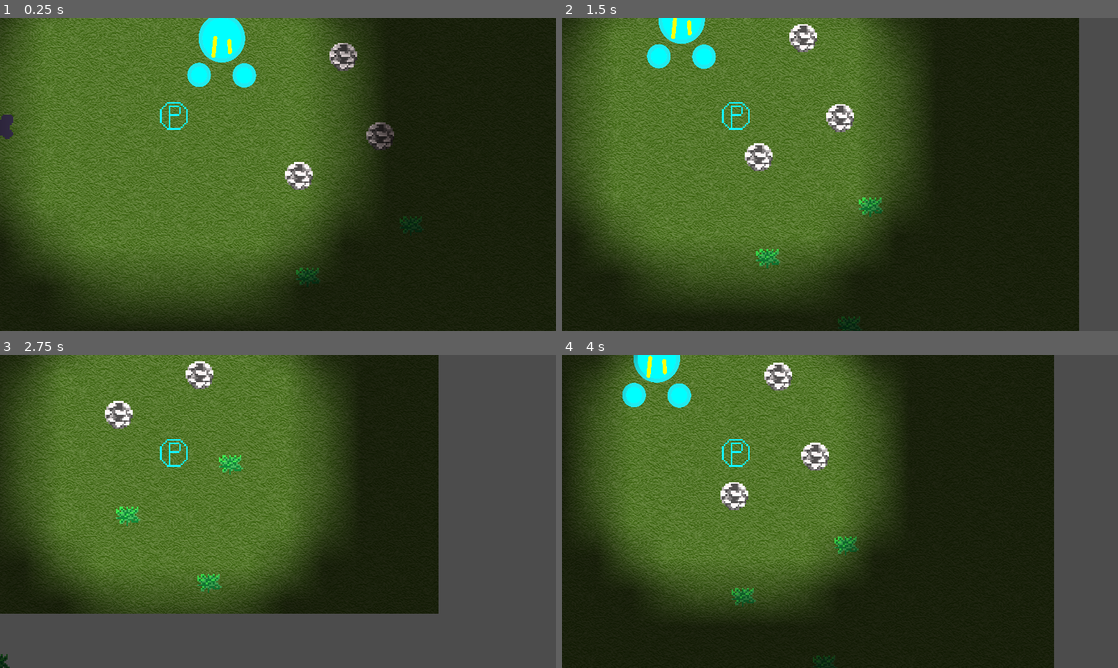
Above: before the commit, frames 1-4 (two rows, left to right).
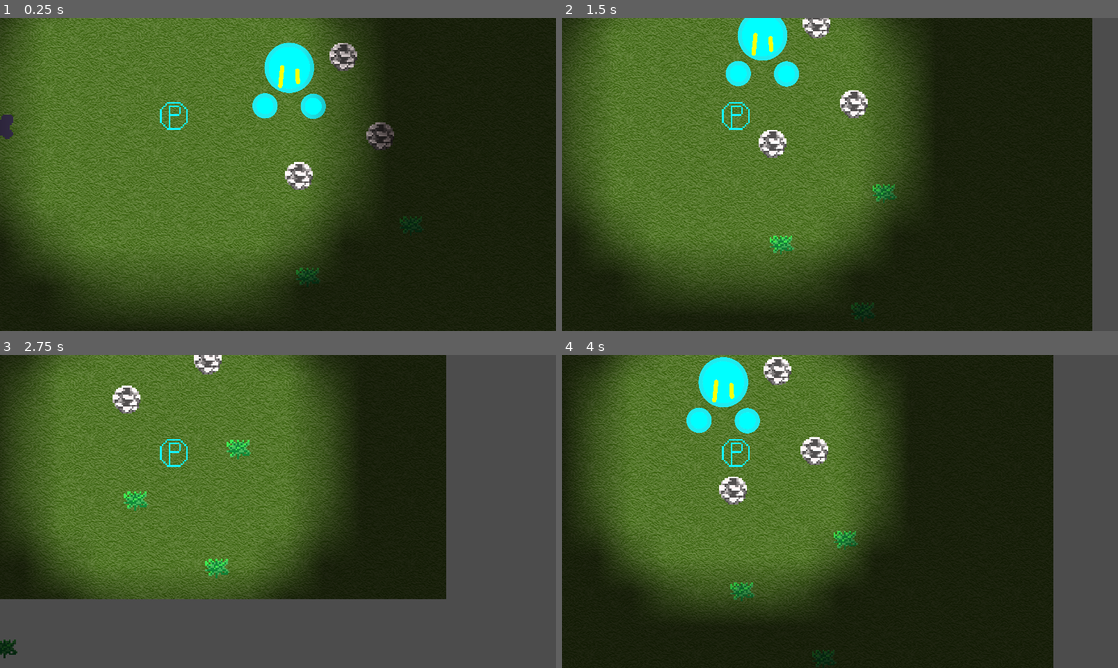
Above: after the commit, the same moments.

Repository: DarrellWulff/GGJProject
Game: Godot game, scene res://World.tscn
The game is run twice, just before and just after one commit, with the same random seed, the same clock (stepped at 60 frames per second) and the same inputs. The engine's default icon, where the game draws it, is replaced by a stand-in: a white triangle on a blue panel in a dark square.
Inputs:
- Up to frame 1 (0.25 s): no input
- Up to frame 2 (1.5 s): tap Enter at 0.5, 1.35 s; hold D (Input_Right) 0.53-1.28 s; hold Enter 0.53-1.28 s; hold S (Input_Down) from 1.28 s (still down)
- Up to frame 3 (2.75 s): release S (Input_Down) at 2.03 s; hold D (Input_Right) from 2.03 s (still down); hold Enter from 2.03 s (still down)
- Up to frame 4 (4 s): release D (Input_Right) at 2.78 s; release Enter at 2.78 s; hold W (Input_Up) 2.78-3.53 s; tap Enter at 2.85 s; hold A (Input_Left) from 3.53 s (still down); hold Enter from 3.53 s (still down)

The runs differ from the first frame. In frame 1, 3.2% of the frame differs, in the area x 33-59%, y 0-33%; in frame 2, 18%, in the area x 0-96%, y 0-100%; in frame 3, 17%; in frame 4, 13%.

Commit message:
Added Enemy

Diff:
--- /dev/null
+++ b/GGJ2021Project/Entities/Enemy.gd
@@ -0,0 +1,29 @@
+extends KinematicBody2D
+
+const SPEED : float = 200.0;
+const SIGHT_DISTANCE : int = 200;
+
+signal closestCampfire(position);
+
+func updateMovement(delta):
+	var closestCampire = emit_signal("closestCampfire", self.position);
+	var direction : Vector2;
+
+	if closestCampire:
+		direction = closestCampire.position - self.position;
+	else:
+		direction = Vector2(0.0, 0.0);
+
+	var velocity : Vector2 = self.SPEED * delta * direction;
+
+	if velocity.length() > 0:
+		var collision = move_and_collide(velocity);
+		if collision:
+			velocity.slide(collision.normal);
+			self.position += velocity;
+
+	pass;
+
+func _physics_process(delta):
+	updateMovement(delta);
+	pass;
--- /dev/null
+++ b/GGJ2021Project/Entities/Enemy.tscn
@@ -0,0 +1,22 @@
+[gd_scene load_steps=4 format=2]
+
+[ext_resource path="res://Images/creature.png" type="Texture" id=1]
+[ext_resource path="res://Entities/Enemy.gd" type="Script" id=2]
+
+[sub_resource type="CircleShape2D" id=1]
+radius = 96.3328
+
+[node name="Enemy" type="KinematicBody2D"]
+collision_mask = 29
+script = ExtResource( 2 )
+__meta__ = {
+"_edit_group_": true
+}
+
+[node name="Sprite" type="Sprite" parent="."]
+position = Vector2( 0, -5 )
+scale = Vector2( 0.25, 0.25 )
+texture = ExtResource( 1 )
+
+[node name="CollisionShape2D" type="CollisionShape2D" parent="."]
+shape = SubResource( 1 )
--- a/GGJ2021Project/World.gd
+++ b/GGJ2021Project/World.gd
@@ -282,4 +282,4 @@
 	else:
 		closestCampfire = getClosestCampfireInBox(position, layerX - 1, layerY - 1);
 
-	return closestCampfire;
+	return closestCampfire[0];
--- a/GGJ2021Project/World.tscn
+++ b/GGJ2021Project/World.tscn
@@ -3,7 +3,7 @@
 [ext_resource path="res://View.tscn" type="PackedScene" id=1]
 [ext_resource path="res://World.gd" type="Script" id=2]
 [ext_resource path="res://Images/ground.png" type="Texture" id=3]
-[ext_resource path="res://Images/creature.png" type="Texture" id=4]
+[ext_resource path="res://Entities/Enemy.tscn" type="PackedScene" id=4]
 
 [node name="World" type="Node2D"]
 script = ExtResource( 2 )
@@ -15,11 +15,9 @@
 
 [node name="View" parent="." instance=ExtResource( 1 )]
 
-[node name="creature" type="Sprite" parent="."]
-position = Vector2( 111.607, -146.216 )
-scale = Vector2( 0.234448, 0.24089 )
-texture = ExtResource( 4 )
-
 [node name="CanvasModulate" type="CanvasModulate" parent="."]
 color = Color( 0.423529, 0.372549, 0.372549, 1 )
+
+[node name="Enemy" parent="." instance=ExtResource( 4 )]
+position = Vector2( 266.877, -72.1587 )
 [connection signal="updateWorldSignal" from="View" to="." method="updateWorld"]
